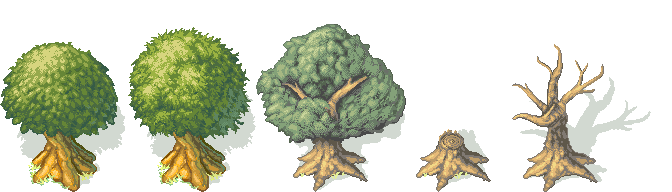
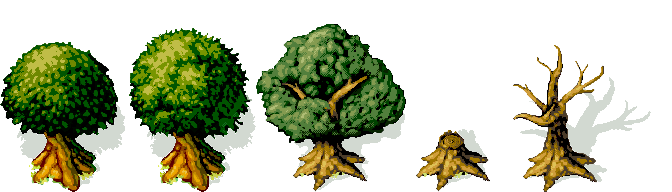
The second 672 × 192 image is a revision of the first. Changes to its layers:
renamed "Trees" to "shadows", moved it above "Trees", painted on it over box(0, 24, 604, 192)
renamed "shadows" to "Trees", painted on it over box(0, 24, 604, 192)